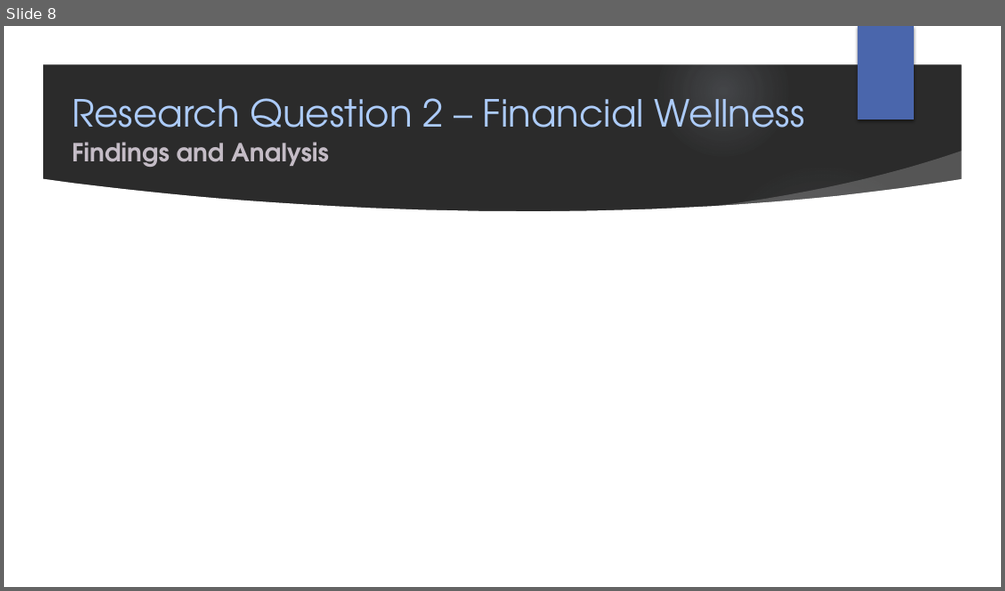
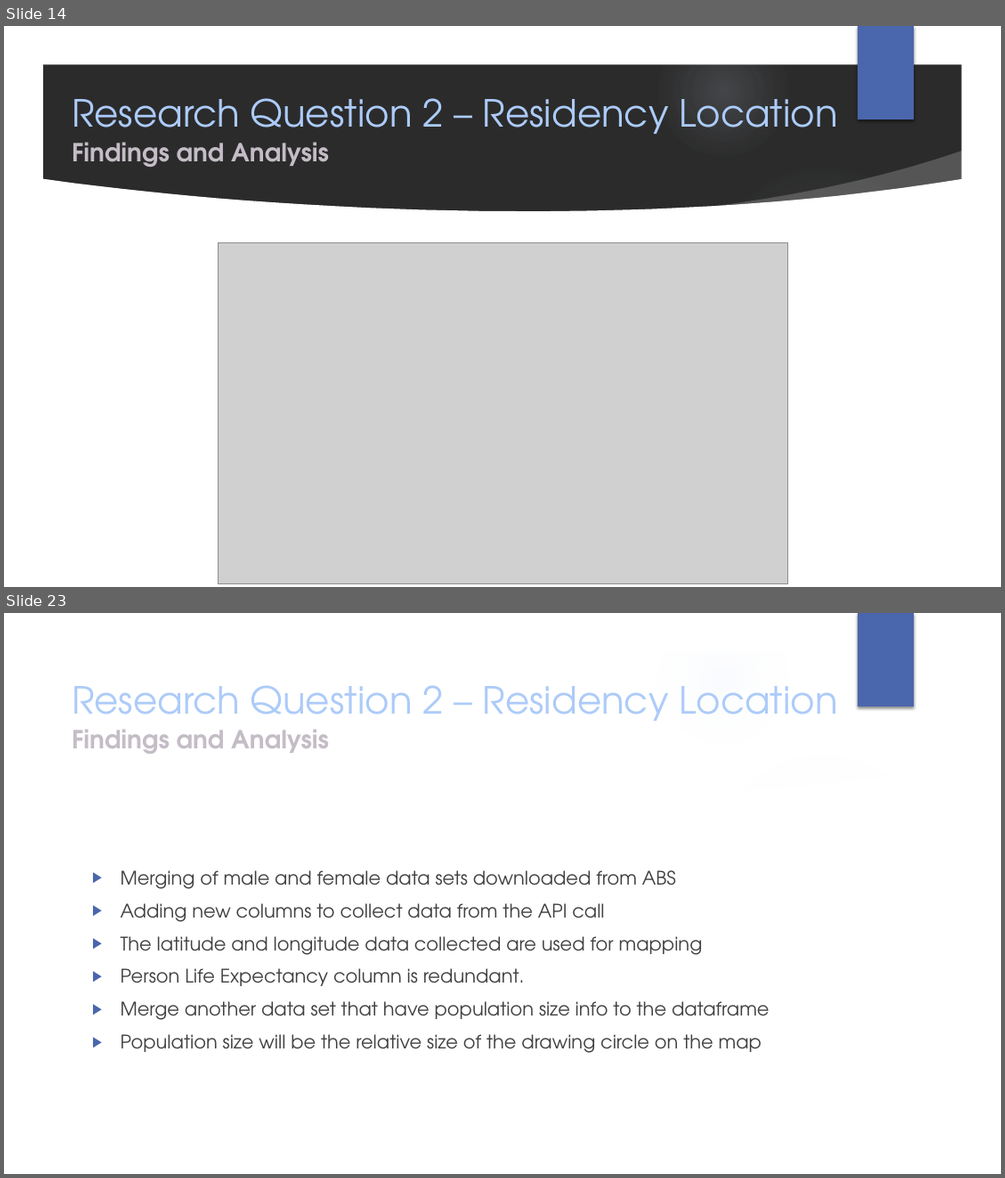
Before and after one commit to rachj14/project-one, a slide deck: Group-1-presentation.pptx. Shown one above the other, each under a label of ours: slide 8 before the commit, slides 14 and 23 after it; the slides between them are not shown. The pictures are 1005x591 and 1005x1178 pixels, drawn with LibreOffice and Linux fonts; fonts in the diff are those of the drawing; grey boxes stand for pictures; background and template pictures are left out; a plain dark background stands for a picture behind light text. Boxes give left, top, right and bottom in pixels: in the first picture for what was removed or moved away, otherwise in the second. Text is boxed around its words. In the diff, an @@ line names an element or a change of style, - is before the commit and + after.

```diff
--- a/Group-1-presentation.pptx
+++ b/Group-1-presentation.pptx
@@ slide 23 added at [4,613,1001,1174], background picture (left out); not listed: 9 template elements that a slide beside it also shows @@
@@ title added at [72,685,837,731], 36 pt, text #ACCBF9 @@
+Research Question 2 – Residency Location
@@ text added at [72,730,329,754], 24 pt, text #C4BCC6, bold @@
+Findings and Analysis
@@ text added at [121,870,769,1053], 18 pt, text #404040 @@
+▶ Merging of male and female data sets downloaded from ABS
+▶ Adding new columns to collect data from the API call
+▶ The latitude and longitude data collected are used for mapping
+▶ Person Life Expectancy column is redundant.
+▶ Merge another data set that have population size info to the dataframe
+▶ Population size will be the relative size of the drawing circle on the map
@@ what was slide 8 is now slide 14 @@
@@ slide 14 changed as well @@
@@ title at [72,98,837,144]: text changed @@
-Research Question 2 – Financial Wellness
+Research Question 2 – Residency Location
@@ picture added at [218,243,788,584] @@
```
Also in this commit, not shown: 13 other slides changed, 20 other slides added, 1 other file.
